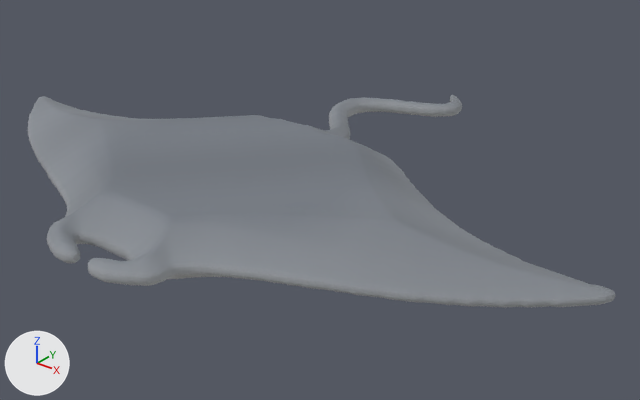
One commit to the glTF model pack/ray/ray.glb: the scene before it, then after it.
Camera for both pictures: a camera (50 mm lens) standing at (3.82, -4.45, 2.52) and looking at (0.23, 0.03, -0.25). Arrows for +X, +Y and +Z are at lower left; the lights stay in place. The older version comes first.

Before the edit, the objects in view are built like this:
```python
me_ray = bpy.data.meshes.new('ray')
me_ray.from_pydata(...)  # 45448 vertices, 90892 faces; spans x -2.52..2.52, y -1.9..1.9, z -0.2..0.2
me_ray.materials.append(mat_ray_natural)
ob_ray = bpy.data.objects.new('ray', me_ray)
ob_ray.location = (0.0, 0.0, 0.0)
```
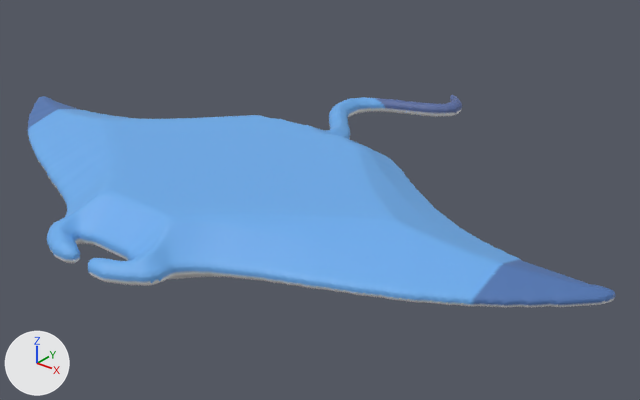
What differs and where, as boxes [x1, y1, x2, y2] in the pictures (640 x 400 px):
part 1 of me_ray, recoloured (grey to blue): [27, 95, 615, 307] in both
part 2 of me_ray, recoloured: [37, 107, 612, 307] in both

What the commit changed:
me_ray has 45448 vertices, 90892 faces and spans x -2.52..2.52, y -1.9..1.9, z -0.2..0.2.
me_ray is used by ob_ray; location (0.0, 0.0, 0.0).
me_ray part 1: 46779 faces centred in x -2.52..2.52, y -1.9..1.9, z -0.02..0.2 are repainted in the vertex colours; the middle colour goes from grey #80858c to blue #6caded.
me_ray part 2: 44113 faces centred in x -2.52..2.52, y -1.9..1.9, z -0.2..0.0 are repainted in the vertex colours; the middle colour goes from white #e9eae8 to white #fdfdff.
